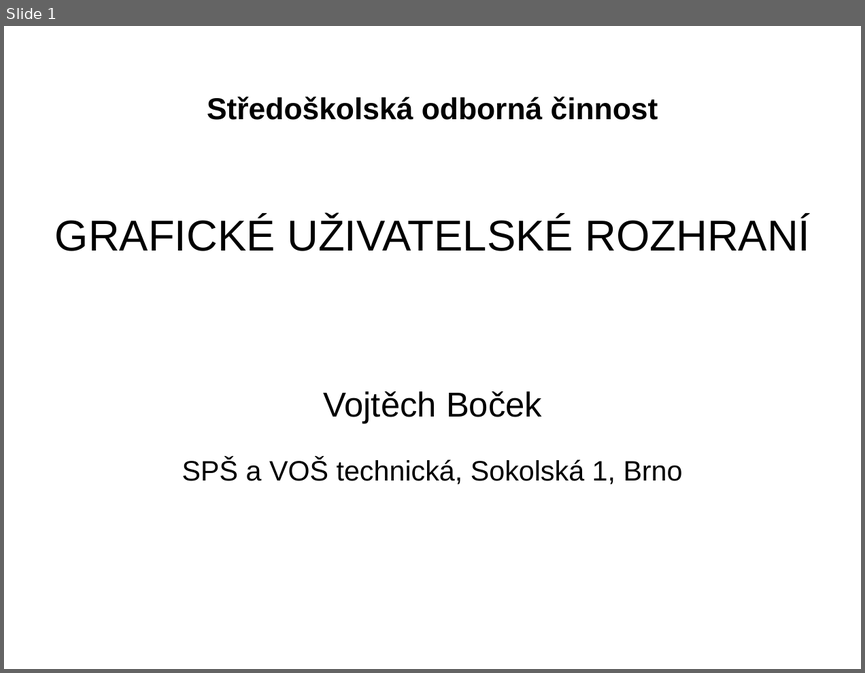
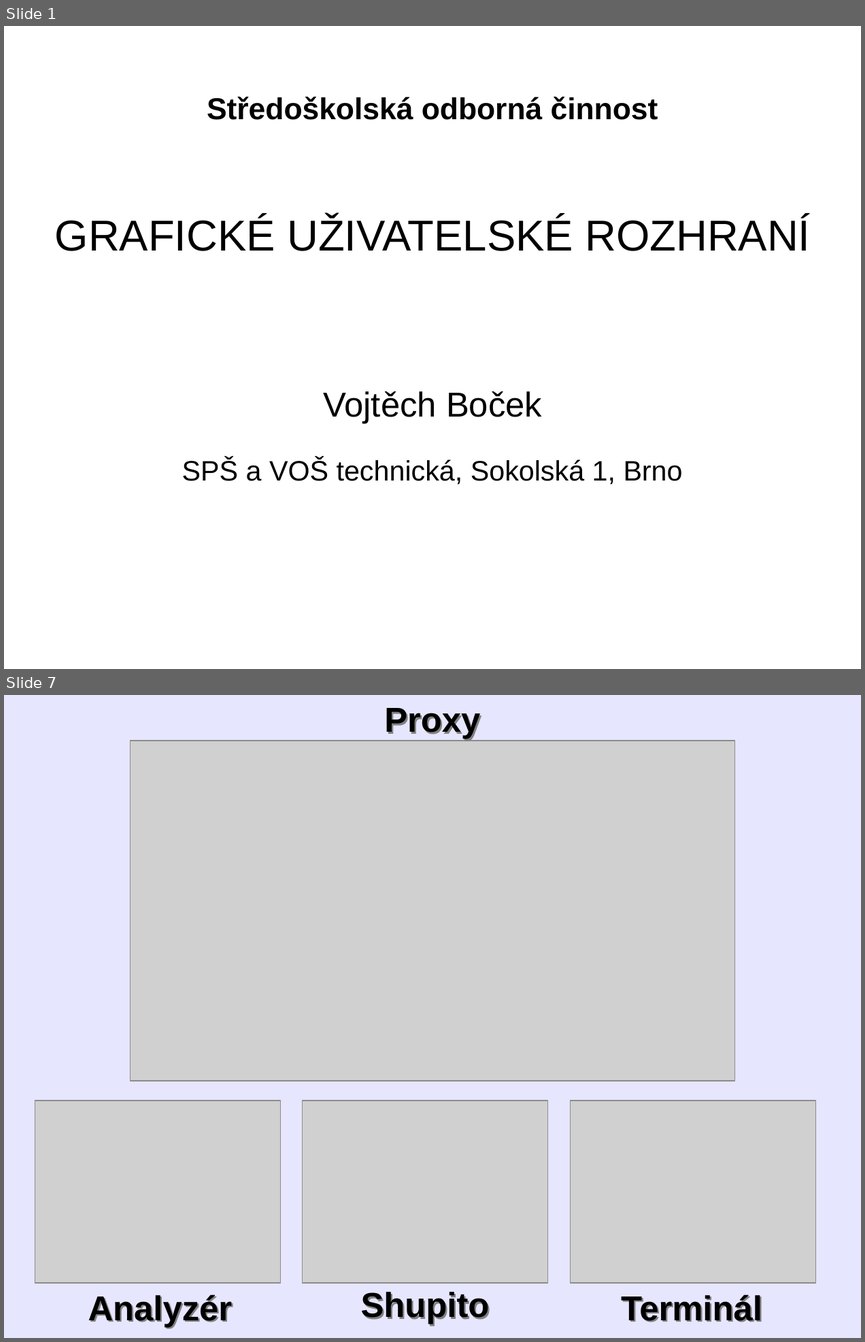
Before and after one commit to Tasssadar/soc, a slide deck: prezentace.odp. Shown one above the other, each under a label of ours: slide 1 before the commit, slides 1 and 7 after it; the slides between them are not shown. The pictures are 865x673 and 865x1342 pixels, drawn with LibreOffice and Linux fonts; fonts in the diff are those of the drawing; grey boxes stand for pictures; background and template pictures are left out. Boxes give left, top, right and bottom in pixels: in the first picture for what was removed or moved away, otherwise in the second. Text is boxed around its words. In the diff, an @@ line names an element or a change of style, - is before the commit and + after.

```diff
--- a/prezentace.odp
+++ b/prezentace.odp
@@ slide 7 added at [4,695,861,1338], background #E6E6FF @@
@@ text added at [384,708,480,739], 32 pt, text #000000, bold @@
+Proxy
@@ picture added at [130,741,735,1081] @@
@@ picture added at [35,1100,281,1282] @@
@@ picture added at [303,1100,548,1282] @@
@@ picture added at [570,1100,816,1282] @@
@@ text added at [88,1294,232,1327], 32 pt, text #000000, bold @@
+Analyzér
@@ text added at [361,1291,490,1324], 32 pt, text #000000, bold @@
+Shupito
@@ text added at [621,1294,762,1322], 32 pt, text #000000, bold @@
+Terminál
```
Also in this commit, not shown: 2 slides changed, 5 other slides added, 2 other files.
